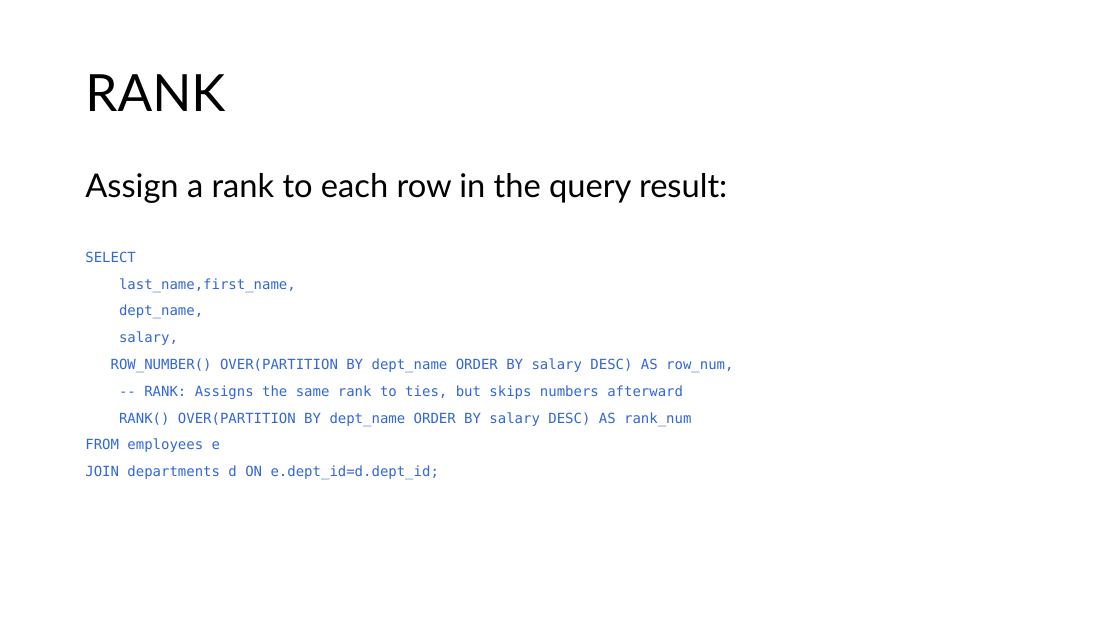
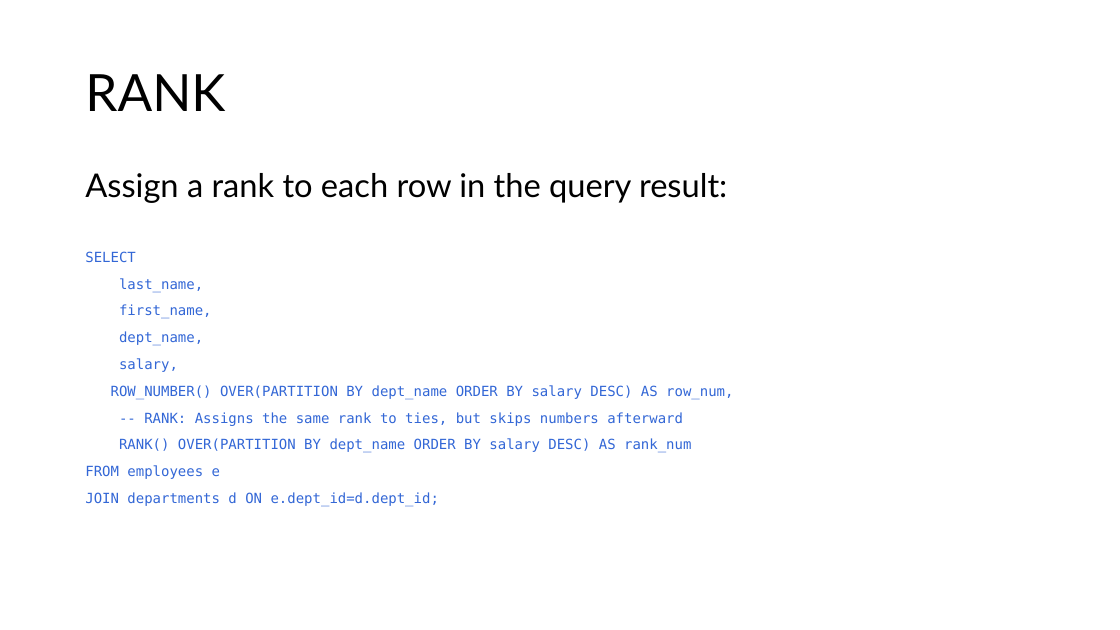
Before and after one commit to appjedi/youtube, a slide deck: slide 18 of SQL/Intro To SQL Day 10 Windows Functions.pptx. Drawn at 1120x630 pixels with LibreOffice and Linux fonts; fonts in the diff are those of the drawing. Boxes give left, top, right and bottom in pixels: in the first picture for what was removed or moved away, otherwise in the second. Text is boxed around its words. In the diff, an @@ line names an element or a change of style, - is before the commit and + after.

```diff
--- a/SQL/Intro To SQL Day 10 Windows Functions.pptx
+++ b/SQL/Intro To SQL Day 10 Windows Functions.pptx
@@ text at bbox=[119, 278, 212, 319]: text changed @@
-last_name,first_name,
+last_name,
+first_name,
```
Also in this commit, not shown: 4 other files.
